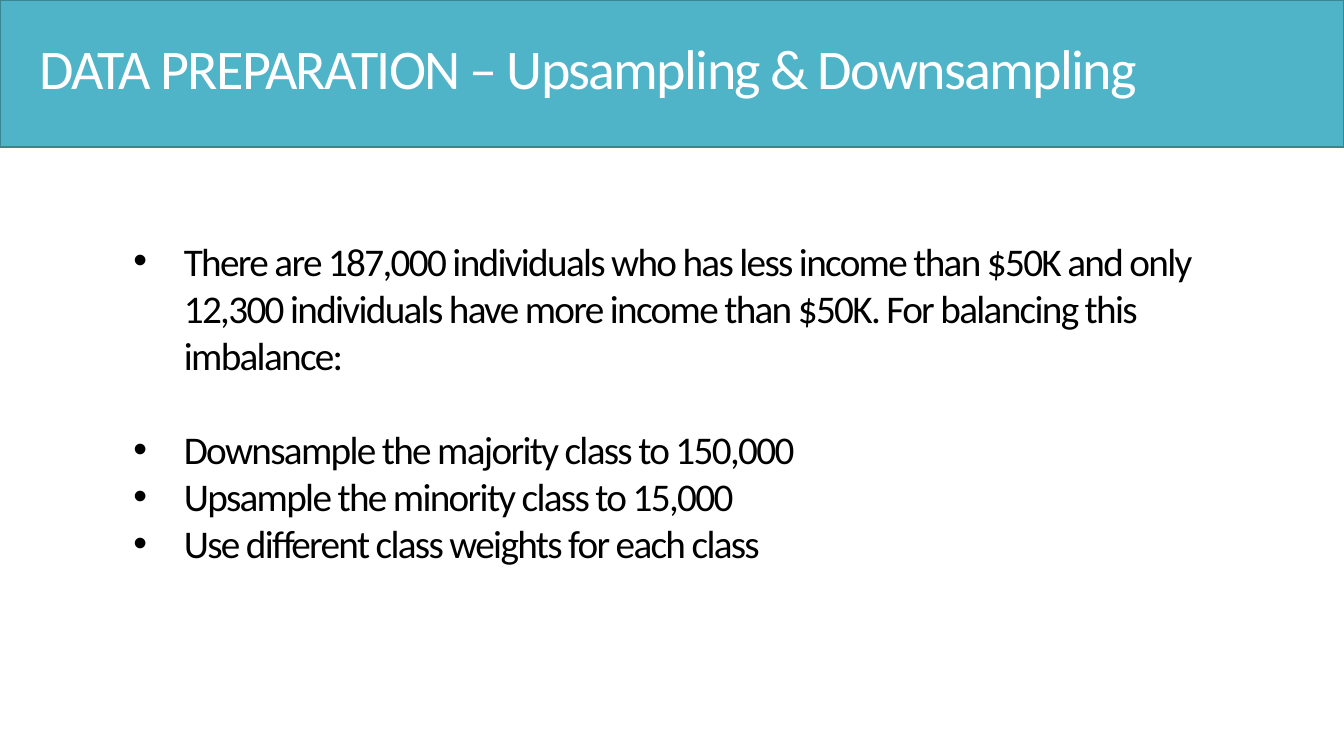
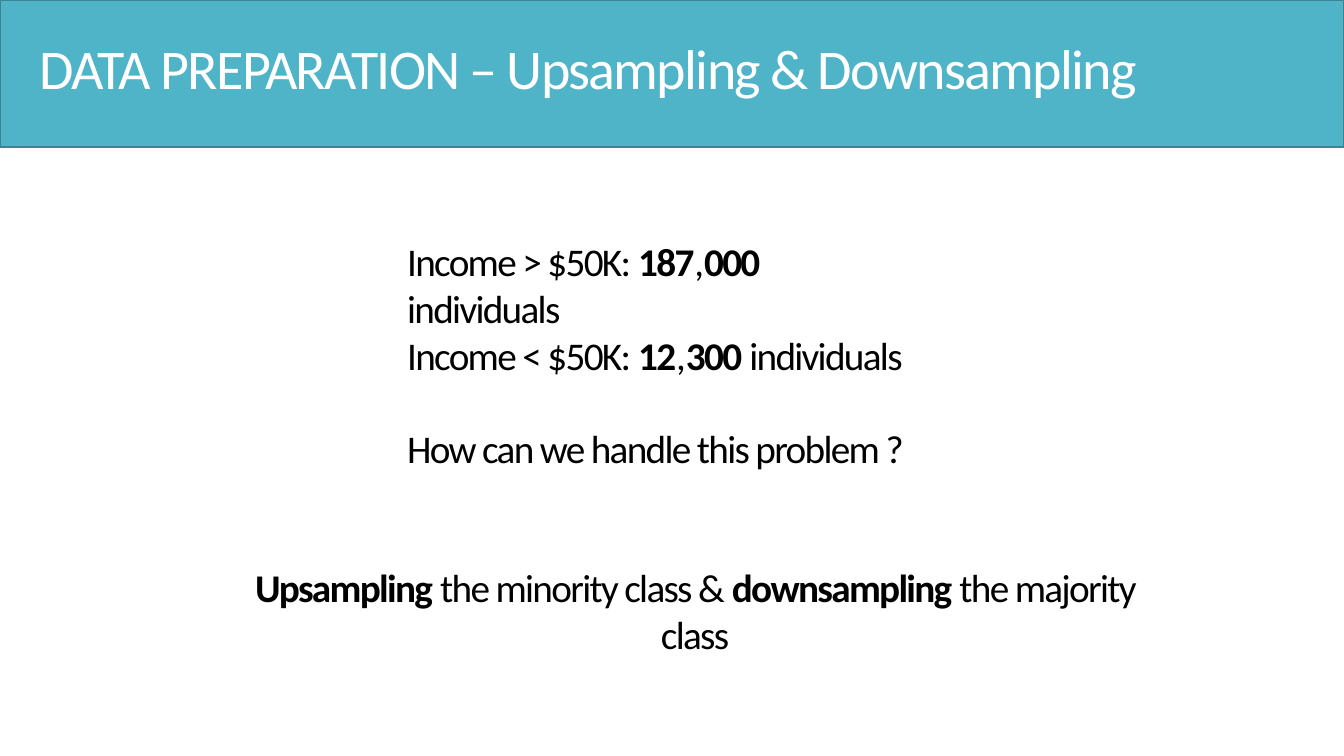
Before and after one commit to Hsgngr/dataiku_income_classification, a slide deck: slide 19 of Task_Presentation.pptx. Drawn at 1344x756 pixels with LibreOffice and Linux fonts; fonts in the diff are those of the drawing. Boxes give left, top, right and bottom in pixels: in the first picture for what was removed or moved away, otherwise in the second. Text is boxed around its words. In the diff, an @@ line names an element or a change of style, - is before the commit and + after.

```diff
--- a/Task_Presentation.pptx
+++ b/Task_Presentation.pptx
@@ text at (x1=407, y1=249, x2=902, y2=375): text changed @@
-• There are 187,000 individuals who has less income than $50K and only 12,300 individuals have more income than $50K. For balancing this imbalance:
-• Downsample the majority class to 150,000
-• Upsample the minority class to 15,000
-• Use different class weights for each class
+Income > $50K: 187,000 individuals
+Income < $50K: 12,300 individuals
@@ text added at (x1=407, y1=435, x2=880, y2=470), 28 pt, text #000000 @@
+How can we handle this problem ?
@@ text added at (x1=255, y1=574, x2=1137, y2=650), 28 pt, text #000000 @@
+Upsampling the minority class & downsampling the majority class
```
Also in this commit, not shown: 10 other slides changed, 4 slides added.
